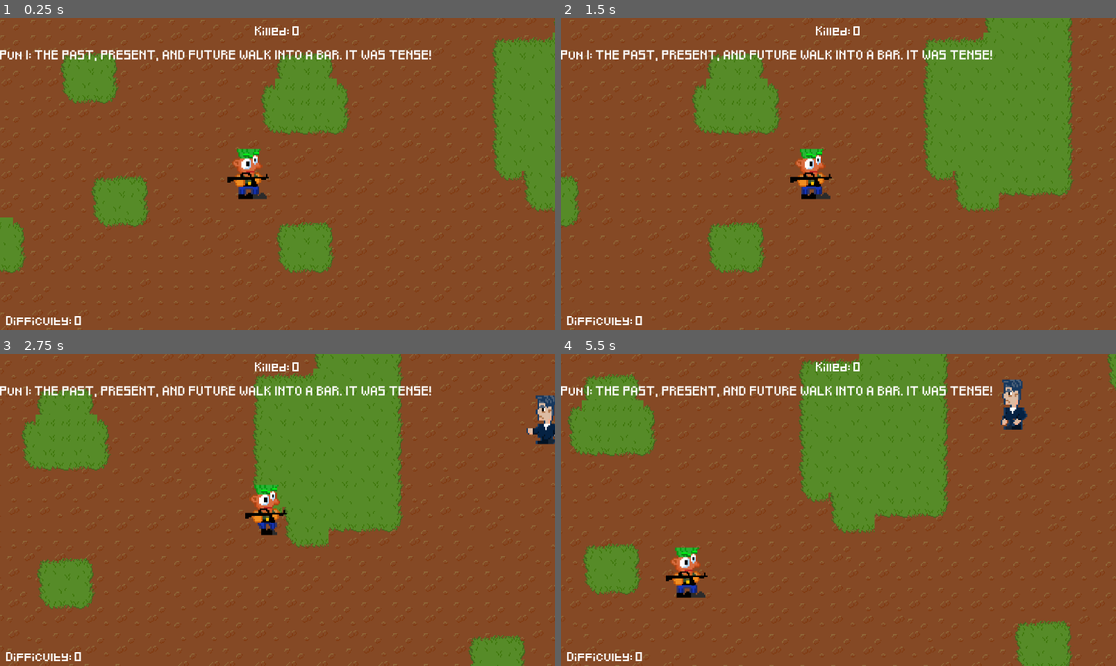
Above: before the commit, frames 1-4 (two rows, left to right).
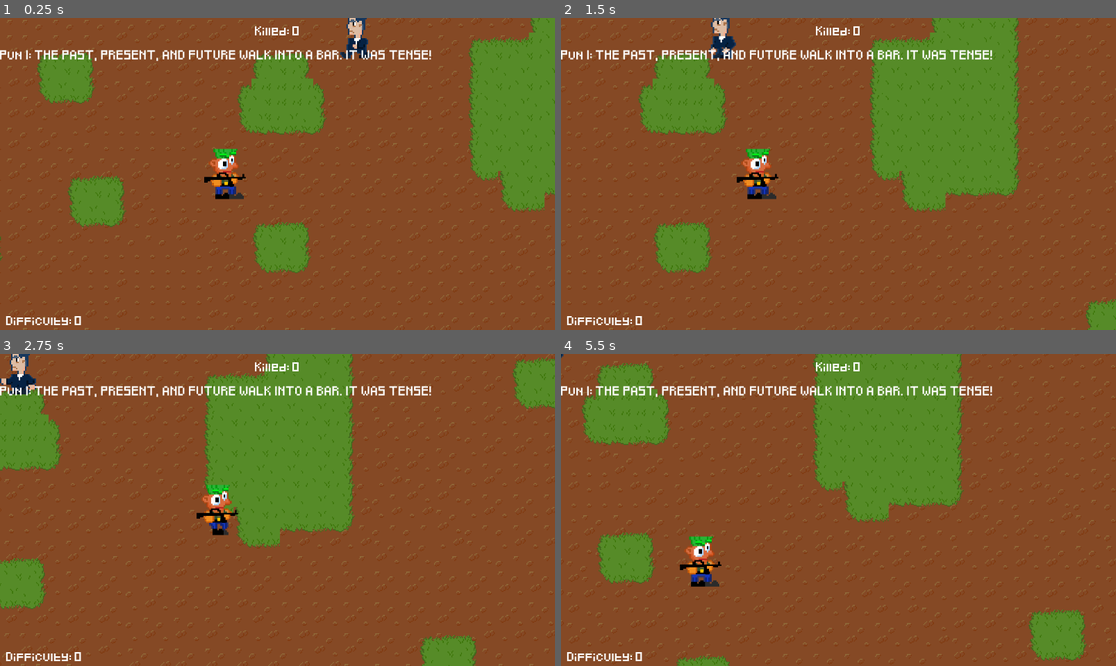
Above: after the commit, the same moments.

Repository: Fjonan/PeterPun
Game: Godot game, scene res://scenes/main.tscn
The game is run twice, just before and just after one commit, with the same random seed, the same clock (stepped at 60 frames per second) and the same inputs.
Inputs (mouse positions are in pixels of both pictures, inside the frame that each line leads up to):
- Up to frame 1 (0.25 s): no input
- Up to frame 2 (1.5 s): tap Enter (ui_accept) at 0.5, 0.77 s; move the mouse to (960, 158) at 0.52 s; hold Right (ui_right) 0.53-1.25 s; hold F 0.53-1.25 s; click (960, 158) at 0.67 s; drag from (727, 189) to (810, 236) at 1.27 s
- Up to frame 3 (2.75 s): move the mouse to (333, 441) at 2.02 s; hold Right (ui_right) from 2.03 s (still down); hold F from 2.03 s (still down)
- Up to frame 4 (5.5 s): release Right (ui_right) at 2.75 s; release F at 2.75 s; drag from (810, 572) to (672, 463) at 2.77 s; move the mouse to (1005, 556) at 3.52 s; hold Left (ui_left) 3.53-4.25 s; hold F 3.53-4.25 s; tap Enter (ui_accept) at 3.77 s; drag from (672, 463) to (755, 432) at 4.27 s; move the mouse to (866, 510) at 5.02 s; hold Down (ui_down) from 5.03 s (still down); hold F from 5.03 s (still down); click (866, 510) at 5.17 s

The runs differ from the first frame. In frame 1, 15% of the frame differs, in the area x 0-100%, y 0-100%; in frame 2, 25%; in frame 3, 24%; in frame 4, 13%.

Commit message:
whatever

Diff:
--- a/scenes/main.tscn
+++ b/scenes/main.tscn
@@ -34,23 +34,6 @@
 script = ExtResource("1_een7u")
 
 [node name="TileMap" parent="." instance=ExtResource("2_auxsm")]
-
-[node name="SpawnContainer" type="Node2D" parent="."]
-
-[node name="Marker2D" type="Marker2D" parent="SpawnContainer"]
-position = Vector2(1092.99, 84.4438)
-
-[node name="Position2D2" type="Marker2D" parent="SpawnContainer"]
-position = Vector2(1089.8, 181.634)
-
-[node name="Position2D3" type="Marker2D" parent="SpawnContainer"]
-position = Vector2(1091.4, 272.451)
-
-[node name="Position2D4" type="Marker2D" parent="SpawnContainer"]
-position = Vector2(1092.99, 372.827)
-
-[node name="Position2D5" type="Marker2D" parent="SpawnContainer"]
-position = Vector2(1094.58, 473.204)
 
 [node name="EnemyContainer" type="Node2D" parent="."]
 
@@ -168,7 +151,6 @@
 
 [node name="BG Music" type="AudioStreamPlayer2D" parent="AudioListener2D"]
 stream = ExtResource("9_ii4dm")
-volume_db = -39.641
 autoplay = true
 
 [node name="Camera2D" type="Camera2D" parent="."]
--- a/scenes/player.tscn
+++ b/scenes/player.tscn
@@ -190,7 +190,7 @@
 [node name="Player" type="Node2D"]
 
 [node name="PhantomCamera2D" type="Node2D" parent="."]
-position = Vector2(4.2039e-45, 4.2039e-45)
+position = Vector2(1.4013e-45, 1.4013e-45)
 script = ExtResource("6_0aqdl")
 priority_override = false
 priority = 0
@@ -200,7 +200,7 @@
 follow_parameters/auto_zoom = false
 follow_parameters/target_offset = Vector2(0, 0)
 follow_parameters/damping = true
-follow_parameters/damping_value = 1.0
+follow_parameters/damping_value = 2.0
 frame_preview = true
 pixel_perfect = false
 limit/draw_limits = false
@@ -236,4 +236,21 @@
 position = Vector2(1, 2.5)
 shape = SubResource("RectangleShape2D_arhdb")
 
+[node name="SpawnContainer" type="Node2D" parent="CharacterBody2D"]
+
+[node name="Marker2D" type="Marker2D" parent="CharacterBody2D/SpawnContainer"]
+position = Vector2(145, -146)
+
+[node name="Position2D2" type="Marker2D" parent="CharacterBody2D/SpawnContainer"]
+position = Vector2(201, -39)
+
+[node name="Position2D3" type="Marker2D" parent="CharacterBody2D/SpawnContainer"]
+position = Vector2(223, 103)
+
+[node name="Position2D4" type="Marker2D" parent="CharacterBody2D/SpawnContainer"]
+position = Vector2(149, 184)
+
+[node name="Position2D5" type="Marker2D" parent="CharacterBody2D/SpawnContainer"]
+position = Vector2(0, 215)
+
 [connection signal="body_entered" from="CharacterBody2D/LoseArea" to="CharacterBody2D" method="_on_lose_area_body_entered"]
--- a/scripts/main.gd
+++ b/scripts/main.gd
@@ -3,7 +3,7 @@
 var Enemy = preload("res://scenes/enemy.tscn")
 
 @onready var enemy_container = $EnemyContainer
-@onready var spawn_container = $SpawnContainer
+@onready var spawn_container = $Player/CharacterBody2D/SpawnContainer
 @onready var spawn_timer = $SpawnTimer
 @onready var difficulty_timer = $DifficultyTimer
 @onready var bullet_manager = $BulletManager
Not shown, changed: assets/Animations/Characters/gManClownLeft.png.import
Not shown, changed: assets/Animations/Characters/gManClownRight.png.import
